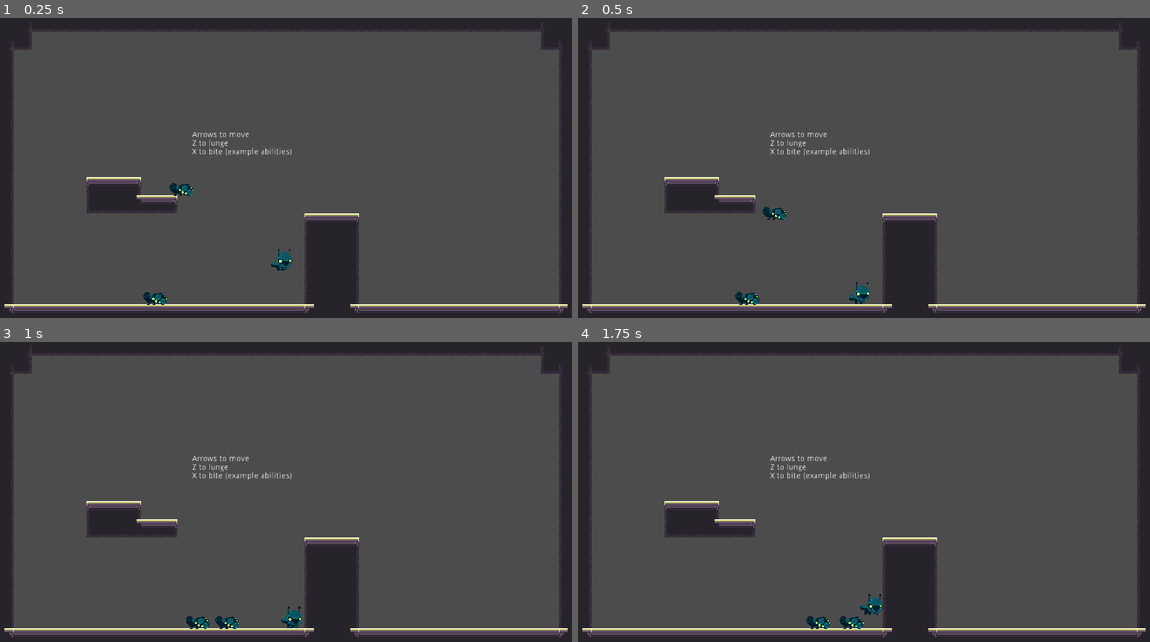
Above: before the commit, frames 1-4 (two rows, left to right).
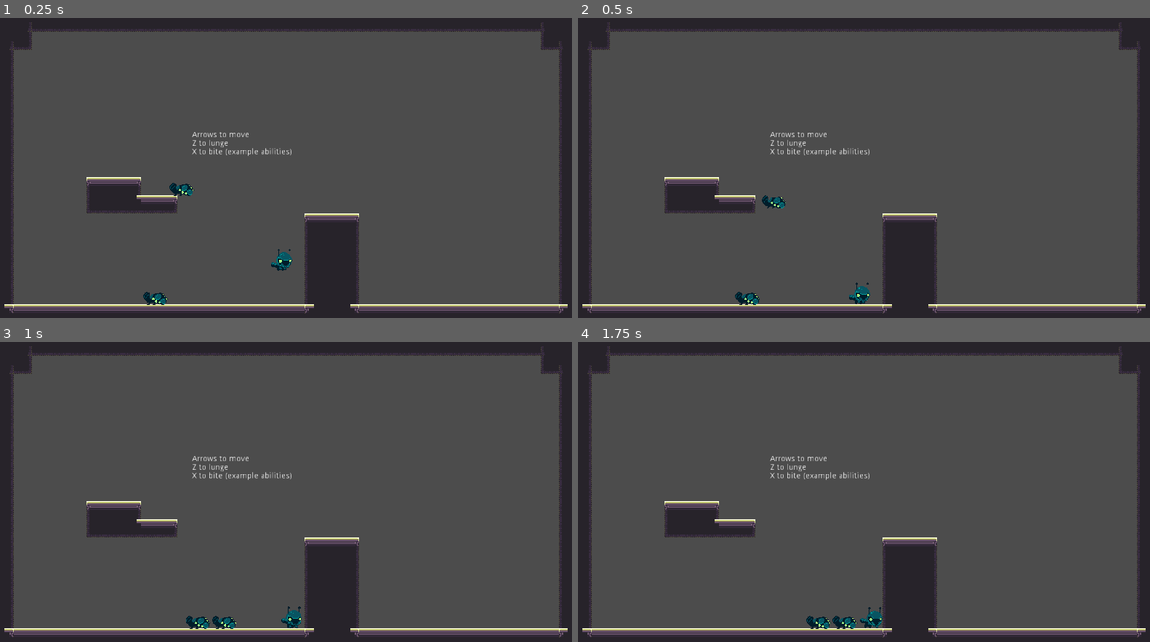
Above: after the commit, the same moments.

Repository: aveswoods/game-off-2021
Game: Godot game, scene res://creatures/test_scene.tscn
The game is run twice, just before and just after one commit, with the same random seed, the same clock (stepped at 60 frames per second) and the same inputs. The project has no main scene, so this scene is started directly. Sound files missing from this copy of the repository are replaced by a short silence.
Inputs:
- Up to frame 1 (0.25 s): no input
- Up to frame 2 (0.5 s): no input
- Up to frame 3 (1 s): hold Right (ui_right) from 0.53 s (still down); tap X (ui_select) at 0.6 s; tap Z (ui_accept) at 0.77, 0.8 s
- Up to frame 4 (1.75 s): keep holding Right (ui_right); tap Z (ui_accept) at 1.07, 1.35, 1.52 s; tap X (ui_select) at 1.55 s

Frame 1 is identical in both runs. In frame 2, 0.3% of the frame differs, in the area x 32-52%, y 59-96%; in frame 3, 0.1%; in frame 4, 0.4%, in the area x 44-54%, y 84-96%.

Commit message:
Modified Lunge action

Diff:
--- a/creatures/enemies/test/TestEnemy.tscn
+++ b/creatures/enemies/test/TestEnemy.tscn
@@ -5,8 +5,8 @@
 [ext_resource path="res://creatures/enemies/EnemyHitbox.gd" type="Script" id=3]
 [ext_resource path="res://creatures/enemies/test/TestEnemy.gd" type="Script" id=4]
 
-[sub_resource type="CapsuleShape2D" id=1]
-height = 16.0
+[sub_resource type="RectangleShape2D" id=1]
+extents = Vector2( 15.9336, 10 )
 
 [sub_resource type="CapsuleShape2D" id=2]
 radius = 12.0
@@ -24,7 +24,6 @@
 
 [node name="CollisionShape2D" type="CollisionShape2D" parent="."]
 position = Vector2( 0, 1 )
-rotation = 1.5708
 shape = SubResource( 1 )
 
 [node name="EnemyHitbox" type="Area2D" parent="."]
--- a/creatures/player/Player.gd
+++ b/creatures/player/Player.gd
@@ -13,6 +13,7 @@
 var action1_script = null
 var action2_script = null
 var input_disabled = false
+var is_outside_movement = false
 var _is_facing_left = false
 
 # Physics variables
@@ -65,6 +66,15 @@
 # Handle directional input and weapon additional input at the same time
 # Current solution is disabling input
 func _physics_process(delta):
+	# Detect action input
+	if Input.is_action_just_pressed("ui_accept") and action1_script != null and not input_disabled:
+		input_disabled = true
+		action1_script.trigger()
+	if Input.is_action_just_pressed("ui_select") and action2_script != null and not input_disabled:
+		input_disabled = true
+		action2_script.trigger()
+
+
 	# Detect horizontal input
 	var direction = 0
 	if Input.is_action_pressed("ui_left") and not _taking_damage and not input_disabled:
@@ -84,12 +94,14 @@
 			_is_facing_left = true
 
 		if _is_on_floor:
-			_animation_player.play("run", 0.25)
-	else:
+			_animation_player.play("run")
+	elif not is_outside_movement:
 		velocity.x = lerp(velocity.x, 0, friction)
-
 		if _is_on_floor:
-			_animation_player.queue("idle")
+			if _animation_player.current_animation != "run":
+				_animation_player.queue("idle")
+			else:
+				_animation_player.play("idle")
 
 	# Add gravity
 	velocity.y += gravity
@@ -134,11 +146,6 @@
 		# Animate jump
 		#_sprite.animation = "jump"
 
-	# Detect action input
-	if Input.is_action_just_pressed("ui_accept") and action1_script != null and not input_disabled:
-		action1_script.trigger()
-	if Input.is_action_just_pressed("ui_select") and action2_script != null and not input_disabled:
-		action2_script.trigger()
 
 
 func _on_InvincibilityTimer_timeout():
--- a/creatures/player/Player.tscn
+++ b/creatures/player/Player.tscn
@@ -23,8 +23,9 @@
 "values": [ 1, 2, 3, 4, 5 ]
 }
 
-[sub_resource type="Animation" id=4]
+[sub_resource type="Animation" id=3]
 resource_name = "idle"
+length = 1.5
 loop = true
 tracks/0/type = "value"
 tracks/0/path = NodePath("CreatureSprite:frame")
@@ -33,13 +34,13 @@
 tracks/0/imported = false
 tracks/0/enabled = true
 tracks/0/keys = {
-"times": PoolRealArray( 0.0396853 ),
-"transitions": PoolRealArray( 1 ),
+"times": PoolRealArray( 0, 0.1, 0.2, 0.3, 0.4, 0.5, 0.6, 0.7, 0.8, 0.9, 1, 1.1, 1.2, 1.3 ),
+"transitions": PoolRealArray( 1, 1, 1, 1, 1, 1, 1, 1, 1, 1, 1, 1, 1, 1 ),
 "update": 1,
-"values": [ 0 ]
+"values": [ 0, 0, 0, 0, 0, 1, 2, 3, 4, 5, 6, 7, 8, 9 ]
 }
 
-[sub_resource type="Animation" id=5]
+[sub_resource type="Animation" id=4]
 resource_name = "run"
 length = 0.4
 loop = true
@@ -59,25 +60,26 @@
 [node name="Player" type="KinematicBody2D" groups=[
 "player",
 ]]
+process_priority = 10
 script = ExtResource( 2 )
 
 [node name="CreatureSprite" type="Sprite" parent="."]
 position = Vector2( -4, -5 )
 texture = ExtResource( 3 )
 hframes = 15
-frame = 2
+frame = 5
 script = ExtResource( 1 )
 
 [node name="CollisionShape2D" type="CollisionShape2D" parent="."]
-shape = SubResource( 2 )
+shape = SubResource( 1 )
 
 [node name="InvincibilityTimer" type="Timer" parent="."]
 wait_time = 0.5
 one_shot = true
 
 [node name="AnimationPlayer" type="AnimationPlayer" parent="."]
-anims/bite = SubResource( 3 )
-anims/idle = SubResource( 4 )
-anims/run = SubResource( 5 )
+anims/bite = SubResource( 2 )
+anims/idle = SubResource( 3 )
+anims/run = SubResource( 4 )
 
 [connection signal="timeout" from="InvincibilityTimer" to="." method="_on_InvincibilityTimer_timeout"]
--- a/creatures/player/actions/lunge_action.gd
+++ b/creatures/player/actions/lunge_action.gd
@@ -1,63 +1,94 @@
 extends Area2D
 
-onready var _timer = $Timer
+onready var _animation_player = $AnimationPlayer
 
-const lunge_velocity = Vector2(600, -300)
+export var lunge_velocity := Vector2.ZERO
+export var is_decelerating := false
+export var is_lunging := false
 var lunge_damage = 0
 var lunge_impact_impulse = 100
-var _is_lunging = false
 var _can_lunge = true
 var _player = null
+var _player_facing_left = false
+var _player_gravity = 0
 
 
 func equip(player):
 	_player = player
 	_player.add_child(self)
-	_player.connect("collided_y", self, "_on_landing")
+	_player.connect("collided_x", self, "_on_impact_x")
+	_player.connect("collided_y", self, "_on_impact_y")
 
 
 func trigger():
 	if _can_lunge:
+		_can_lunge = false
+
+		lunge_velocity = Vector2(600, 0)
+		monitoring = true
+
+		_animation_player.play("lunge")
+
 		# Determine velocity
-		var directed_velocity = lunge_velocity
 		if _player.is_facing_left():
-			directed_velocity.x *= -1
+			_player_facing_left = true
 			scale.x = -1
-		# Update player velocity
-		_player.velocity.x += directed_velocity.x
-		_player.velocity.y = directed_velocity.y
-		# Set local variables
-		_is_lunging = true
-		_can_lunge = false
-		monitoring = true
-		# Set player variables
+
+		# Disable player input
 		_player.invincible = true
 		_player.input_disabled = true
+		_player.is_outside_movement = true
 
-		_timer.start()
+		# Update player velocity
+		_player.velocity.x = lunge_velocity.x * (-1 if _player_facing_left else 1)
+		_player.velocity.y = lunge_velocity.y
+
+		# Update player gravity
+		_player_gravity = _player.gravity
+		_player.gravity = 0
+	else:
+		_player.input_disabled = false
 
 
 func _physics_process(_delta):
-	if _is_lunging:
-		var x_velocity = lunge_velocity.x
-		if _player.is_facing_left():
-			x_velocity *= -1
-		_player.velocity.x = x_velocity
+	if is_lunging or is_decelerating:
+		_player.velocity.x = lunge_velocity.x * (-1 if _player_facing_left else 1)
 
 
-func _on_landing():
-	if not _can_lunge:
-		_is_lunging = false
-		_can_lunge = true
+func _set_lunge_velocity(velocity: Vector2):
+	lunge_velocity = velocity
 
 
-func _on_Timer_timeout():
-	_is_lunging = false
-	monitoring = false
-	scale.x = 1
+func _stop_lunging():
+	is_lunging = false
+	is_decelerating = true
+	_player.gravity = _player_gravity
 	_player.invincible = false
 	_player.input_disabled = false
-	if _player.is_on_floor():
+	_player.is_outside_movement = false
+	monitoring = false
+
+
+func _stop_decelerating():
+	is_decelerating = false
+	_player_facing_left = false
+	scale.x = 1
+	_can_lunge = true
+
+
+func _on_impact_x():
+	print("Impact x")
+	if is_lunging:
+		_stop_lunging()
+		_stop_decelerating()
+		_animation_player.stop(true)
+	elif is_decelerating:
+		_stop_decelerating()
+		_animation_player.stop(true)
+
+
+func _on_impact_y():
+	if not _can_lunge:
 		_can_lunge = true
 
 
@@ -66,5 +97,5 @@
 		body.take_damage(
 			lunge_damage,
 			lunge_impact_impulse * (body.global_position - global_position + Vector2(0, -0.1)).normalized(),
-			0.15
+			0.05
 		)
--- a/creatures/player/actions/lunge_action.tscn
+++ b/creatures/player/actions/lunge_action.tscn
@@ -1,22 +1,54 @@
-[gd_scene load_steps=3 format=2]
+[gd_scene load_steps=4 format=2]
 
 [ext_resource path="res://creatures/player/actions/lunge_action.gd" type="Script" id=1]
 
 [sub_resource type="CircleShape2D" id=1]
 radius = 22.0
 
+[sub_resource type="Animation" id=2]
+resource_name = "lunge"
+length = 0.5
+tracks/0/type = "value"
+tracks/0/path = NodePath(".:lunge_velocity")
+tracks/0/interp = 1
+tracks/0/loop_wrap = true
+tracks/0/imported = false
+tracks/0/enabled = true
+tracks/0/keys = {
+"times": PoolRealArray( 0, 0.5 ),
+"transitions": PoolRealArray( 1, 1 ),
+"update": 0,
+"values": [ Vector2( 600, 0 ), Vector2( 0, 0 ) ]
+}
+tracks/1/type = "method"
+tracks/1/path = NodePath(".")
+tracks/1/interp = 1
+tracks/1/loop_wrap = true
+tracks/1/imported = false
+tracks/1/enabled = true
+tracks/1/keys = {
+"times": PoolRealArray( 0.2, 0.5 ),
+"transitions": PoolRealArray( 1, 1 ),
+"values": [ {
+"args": [  ],
+"method": "_stop_lunging"
+}, {
+"args": [  ],
+"method": "_stop_decelerating"
+} ]
+}
+
 [node name="Area2D" type="Area2D"]
 monitoring = false
 monitorable = false
 script = ExtResource( 1 )
-
-[node name="Timer" type="Timer" parent="."]
-wait_time = 0.3
-one_shot = true
+lunge_velocity = Vector2( 360, 0 )
 
 [node name="CollisionShape2D" type="CollisionShape2D" parent="."]
 position = Vector2( 4, 0 )
 shape = SubResource( 1 )
 
+[node name="AnimationPlayer" type="AnimationPlayer" parent="."]
+anims/lunge = SubResource( 2 )
+
 [connection signal="body_entered" from="." to="." method="_on_Area2D_body_entered"]
-[connection signal="timeout" from="Timer" to="." method="_on_Timer_timeout"]
Not shown: 1 places in creatures/player/Player.tscn that only renumber resources
